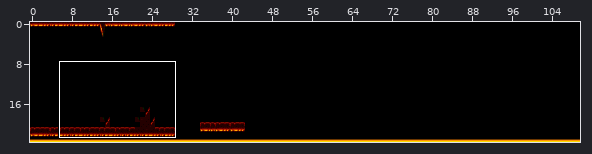
Tiled map, stored at data/level3.tmx. Above: a wide view before the commit, with the close-up outlined.
Close-up. Before the edit:
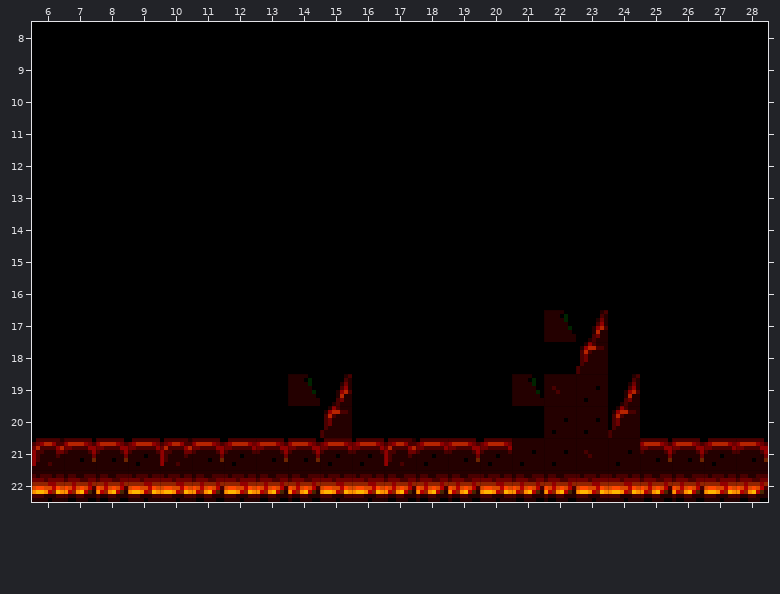
Cells are 8x8 px. Shown: x 6..28, y 8..22. The commit also changed other parts of the map, which this record leaves out.
After the commit:
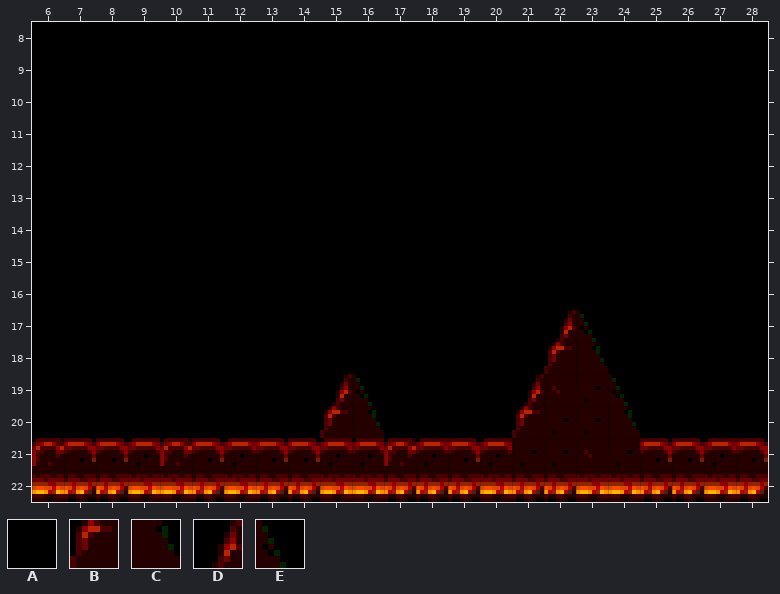
Key: from "tiles2": A 0, B 65, C 66, D 67, E 68.
_ is an empty cell.
The exact change:
{"where": "layer \"Tile Layer 1\""}
{"y":17,"x":22,"old":"CD","new":"DE"}
{"y":18,"x":22,"old":"AB","new":"BC"}
{"y":19,"x":14,"old":"C","new":"A"}
{"y":19,"x":16,"old":"A","new":"E"}
{"y":19,"x":21,"old":"C","new":"D"}
{"y":19,"x":24,"old":"D","new":"E"}
{"y":20,"x":16,"old":"A","new":"C"}
{"y":20,"x":21,"old":"A","new":"B"}
{"y":20,"x":24,"old":"B","new":"C"}
